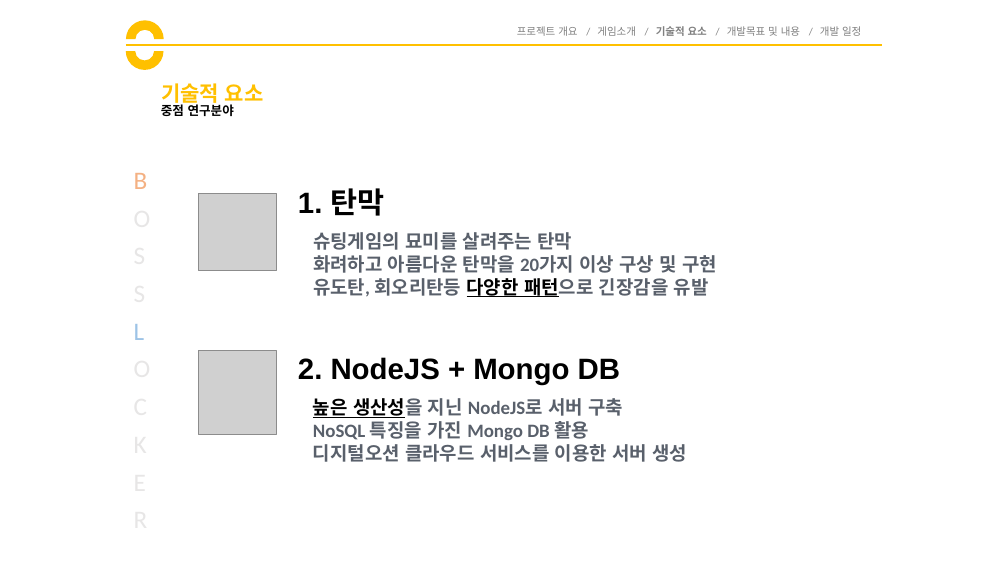
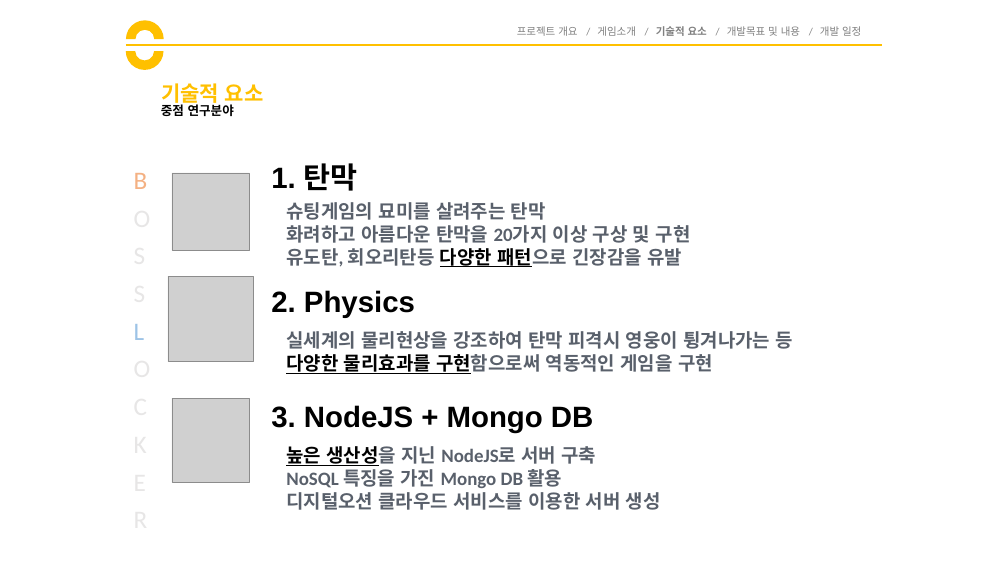
Before and after one commit to goddun/Report, a slide deck: slide 11 of BossLocker_김홍일_양태윤_조소연.pptx. Drawn at 1008x567 pixels with LibreOffice and Linux fonts; fonts in the diff are those of the drawing; grey boxes stand for pictures. Boxes give left, top, right and bottom in pixels: in the first picture for what was removed or moved away, otherwise in the second. Text is boxed around its words. In the diff, an @@ line names an element or a change of style, - is before the commit and + after.

Commit message:
Physics

```diff
--- a/BossLocker_김홍일_양태윤_조소연.pptx
+++ b/BossLocker_김홍일_양태윤_조소연.pptx
@@ picture: place and size @@
-picture at <box>199,194,277,271</box>
+picture at <box>172,173,250,251</box>
@@ text "1. 탄막": place and size @@
-text "1. 탄막" at <box>298,188,385,216</box>
+text "1. 탄막" at <box>271,163,358,191</box>
@@ text "슈팅게임의 묘미를 살려주는 탄막": place and size @@
-text "슈팅게임의 묘미를 살려주는 탄막" at <box>313,232,717,297</box>
+text "슈팅게임의 묘미를 살려주는 탄막" at <box>286,202,691,267</box>
@@ picture added at <box>168,276,253,361</box> @@
@@ text added at <box>271,290,415,318</box>, 28 pt, text #000000, bold @@
+2. Physics
@@ text added at <box>286,331,793,374</box>, 18 pt, text #59606B, bold @@
+실세계의 물리현상을 강조하여 탄막 피격시 영웅이 튕겨나가는 등
+다양한 물리효과를 구현함으로써 역동적인 게임을 구현
@@ picture: place and size @@
-picture at <box>199,350,277,435</box>
+picture at <box>172,398,250,482</box>
@@ text at <box>271,405,593,433</box>: text changed @@
-2. NodeJS + Mongo DB
+3. NodeJS + Mongo DB
@@ text "높은 생산성을 지닌 NodeJS로 서버 ...": place and size @@
-text "높은 생산성을 지닌 NodeJS로 서버 ..." at <box>313,398,687,462</box>
+text "높은 생산성을 지닌 NodeJS로 서버 ..." at <box>286,446,661,510</box>
```
Also in this commit, not shown: 5 other slides changed, 1 other file.
